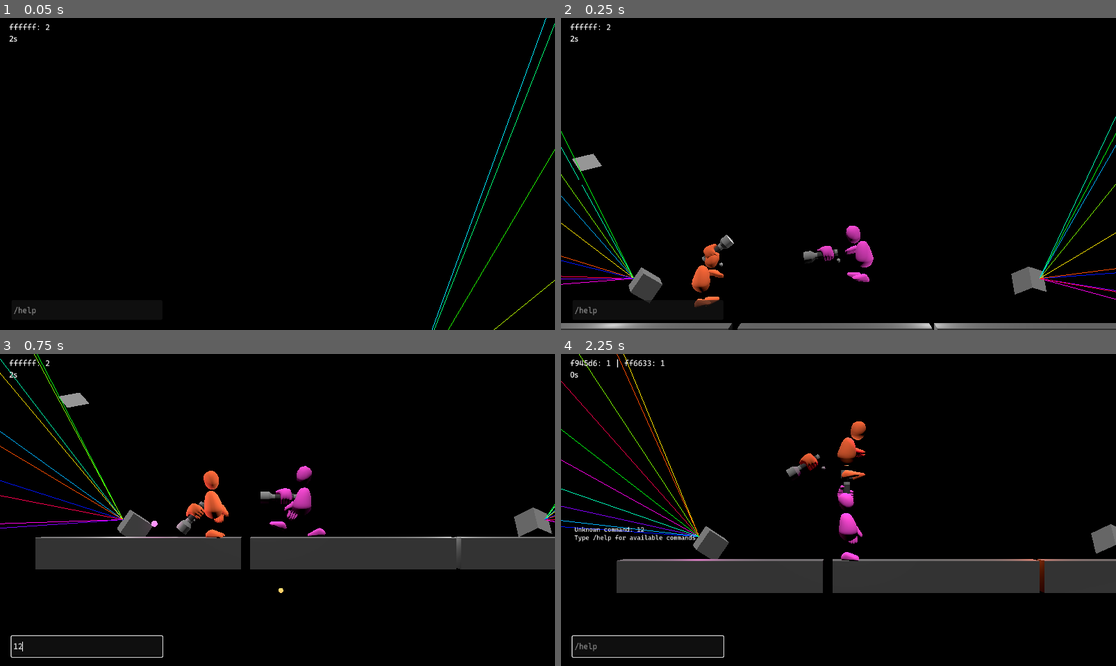
Above: before the commit, frames 1-4 (two rows, left to right).
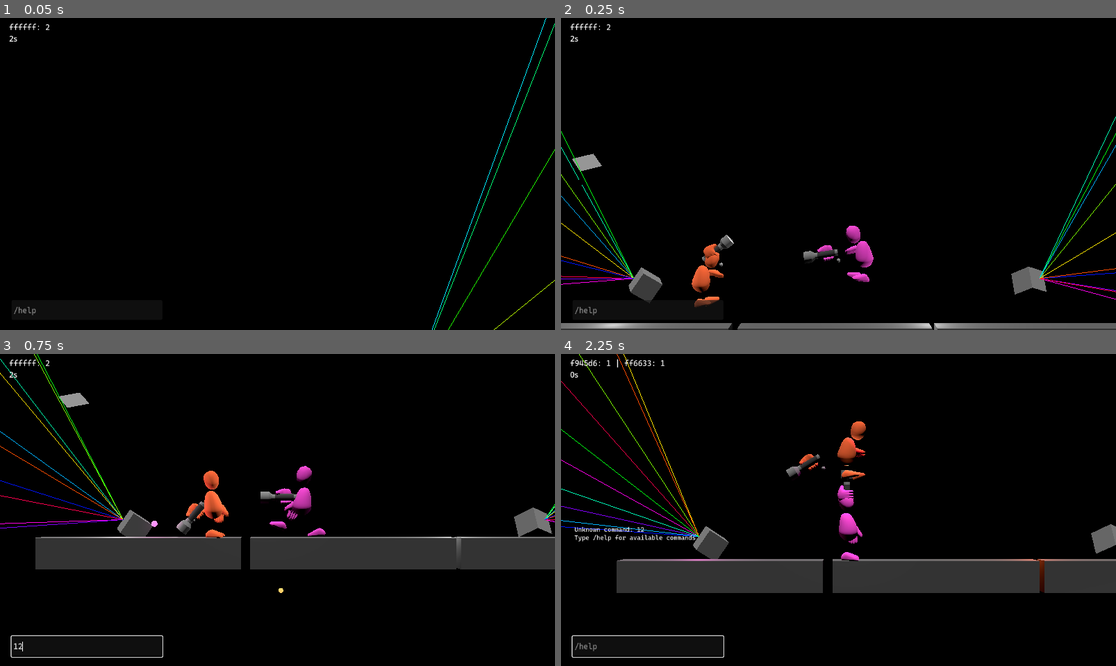
Above: after the commit, the same moments.

Repository: theowiik/project-epic-footsies-2
Game: Godot game, scene res://scenes/main.tscn
The game is run twice, just before and just after one commit, with the same random seed, the same clock (stepped at 60 frames per second) and the same inputs. The engine's default icon, where the game draws it, is replaced by a stand-in: a white triangle on a blue panel in a dark square.
Inputs (mouse positions are in pixels of both pictures, inside the frame that each line leads up to):
- Up to frame 1 (0.05 s): no input
- Up to frame 2 (0.25 s): no input
- Up to frame 3 (0.75 s): click (88, 647) at 0.52 s; type "12" at 0.6 s
- Up to frame 4 (2.25 s): tap Enter at 1.25 s; move the mouse to (960, 494) at 1.27 s; hold D 1.28-2.03 s; tap J at 1.35, 2.1 s; click (960, 494) at 1.42 s; tap Space at 1.52 s; move the mouse to (727, 525) at 2.02 s; hold S from 2.03 s (still down)

Frame 1 is identical in both runs. In frame 2, less than 0.1% of the frame differs, in the area x 46-50%, y 72-78%; in frame 3, 0.2%; in frame 4, 0.2%, in the area x 42-53%, y 31-47%.

Commit message:
Simplify flashlight meshes

Diff:
--- a/game/objects/player/flashlight.tscn
+++ b/game/objects/player/flashlight.tscn
@@ -11,17 +11,19 @@
 collision_layer = 4
 script = ExtResource("1_h1fso")
 
-[node name="SpotLight3D" type="SpotLight3D" parent="."]
-transform = Transform3D(1, 0, 0, 0, 1, 0, 0, 0, 1, 0, 0, -0.821754)
-
 [node name="CollisionShape3D" type="CollisionShape3D" parent="."]
 transform = Transform3D(1, 0, 0, 0, 1, 0, 0, 0, 1, 0.010620117, 0.045021057, -0.2022171)
 shape = SubResource("BoxShape3D_dqtkv")
 
-[node name="FlashlightOnly" parent="." instance=ExtResource("3_wcc41")]
+[node name="ShootPosition" type="Marker3D" parent="."]
+transform = Transform3D(1, 0, 0, 0, 1, 0, 0, 0, 1, 0, 0, -1.0954229)
 
-[node name="HandOnly" parent="." instance=ExtResource("4_r5ew8")]
+[node name="Visuals" type="Node3D" parent="."]
+
+[node name="FlashlightOnly" parent="Visuals" instance=ExtResource("3_wcc41")]
+
+[node name="HandOnly" parent="Visuals" instance=ExtResource("4_r5ew8")]
 transform = Transform3D(-1, 8.742278e-08, 0, -8.742278e-08, -1, 0, 0, 0, 1, 0, 0, 0)
 
-[node name="ShootPosition" type="Marker3D" parent="."]
-transform = Transform3D(1, 0, 0, 0, 1, 0, 0, 0, 1, 0, 0, -1.0954229)
+[node name="SpotLight3D" type="SpotLight3D" parent="Visuals"]
+transform = Transform3D(1, 0, 0, 0, 1, 0, 0, 0, 1, 0, 0, -0.821754)
--- a/game/scripts/flashlight.gd
+++ b/game/scripts/flashlight.gd
@@ -7,10 +7,8 @@
 
 var target_position: Node3D = null
 var aim_origin: Node3D = null
-var facing_right: bool = true
 
-@onready var flashlight_model: Node3D = $FlashlightOnly
-@onready var hand_model: Node3D = $HandOnly
+@onready var hand_mesh: MeshInstance3D = $Visuals/HandOnly/flashlight_hand
 @onready var shoot_position: Node3D = $ShootPosition
 
 
@@ -21,17 +19,22 @@
 
 
 func set_color(color: Color) -> void:
-	var material = hand_model.get_node("flashlight_hand").get_active_material(0)
+	var material = hand_mesh.get_active_material(0)
 	if material:
 		material = material.duplicate()
 		material.albedo_color = color
-		hand_model.get_node("flashlight_hand").set_surface_override_material(0, material)
+		hand_mesh.set_surface_override_material(0, material)
 
 
 func _physics_process(delta: float) -> void:
+	_move_towards_target_position(delta)
+
+
+func _move_towards_target_position(delta: float) -> void:
 	if target_position == null or aim_origin == null:
 		return
 
+	# Position
 	var target_pos = target_position.global_position
 	var current_pos = global_position
 	var displacement = target_pos - current_pos
@@ -42,20 +45,8 @@
 
 	apply_central_force(force)
 
+	# Rotation
 	var aim_direction = (target_position.global_position - aim_origin.global_position).normalized()
-
-	_update_facing(aim_direction.x)
 
 	var target_basis = Basis.looking_at(aim_direction, Vector3.UP)
 	global_transform.basis = global_transform.basis.slerp(target_basis, ROTATION_SPEED * delta)
-
-
-func _update_facing(aim_x: float) -> void:
-	if aim_x > 0.1 and not facing_right:
-		facing_right = true
-		flashlight_model.scale.x = 1.0
-		hand_model.scale.x = 1.0
-	elif aim_x < -0.1 and facing_right:
-		facing_right = false
-		flashlight_model.scale.x = -1.0
-		hand_model.scale.x = -1.0
